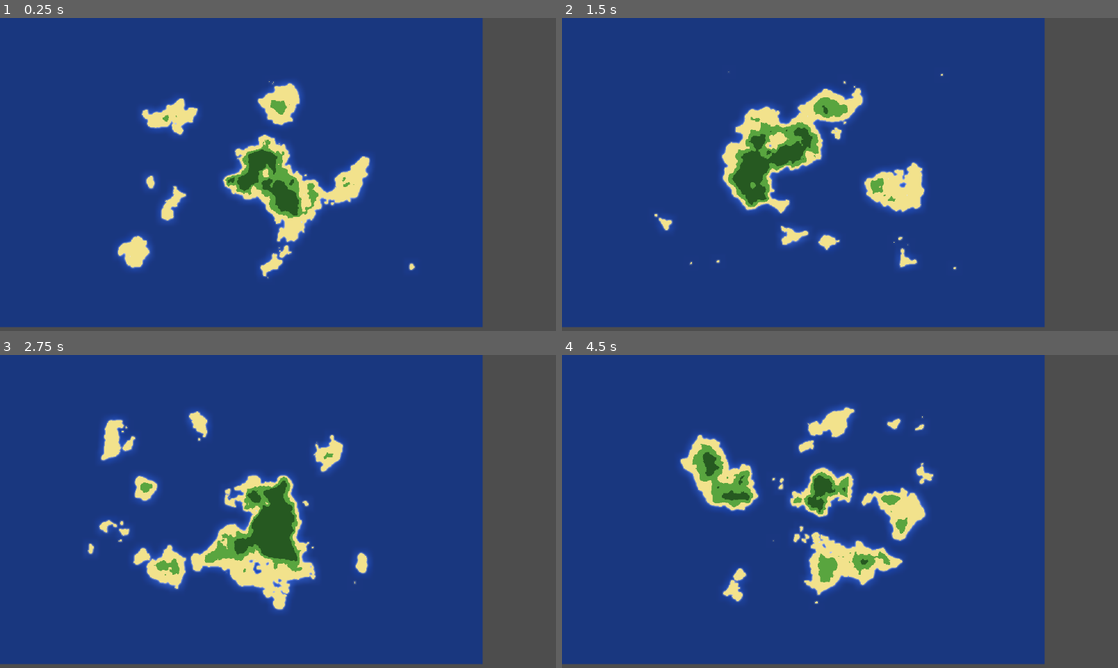
Above: before the commit, frames 1-4 (two rows, left to right).
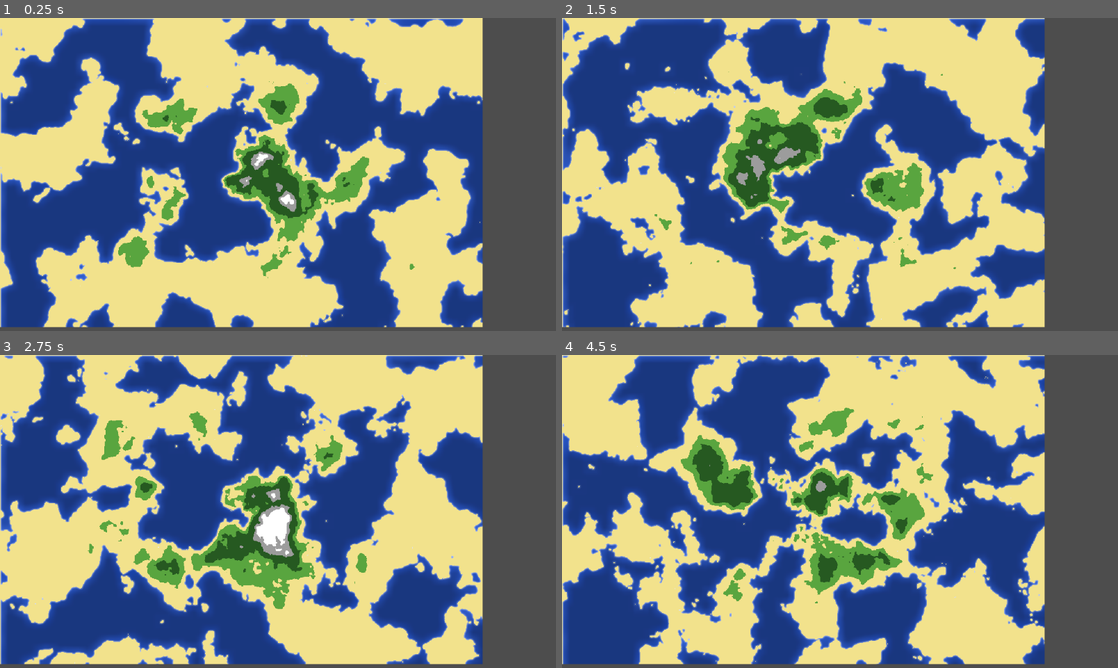
Above: after the commit, the same moments.

Repository: jhaakma/island-generator
Game: Godot game, scene res://Scenes/Main/Main.tscn
The game is run twice, just before and just after one commit, with the same random seed, the same clock (stepped at 60 frames per second) and the same inputs.
Inputs:
- Up to frame 1 (0.25 s): no input
- Up to frame 2 (1.5 s): tap Enter (ui_accept) at 0.5, 0.77, 1.25 s
- Up to frame 3 (2.75 s): tap Enter (ui_accept) at 1.52, 2 s
- Up to frame 4 (4.5 s): tap Enter (ui_accept) at 2.75, 3.02, 3.5, 3.77, 4.25 s

The runs differ from the first frame. In frame 1, 53% of the frame differs, in the area x 0-87%, y 0-99%; in frame 2, 53%; in frame 3, 56%; in frame 4, 55%.

Commit message:
Add mountain biomes

Diff:
--- a/IslandGeneration/Biome.gd
+++ b/IslandGeneration/Biome.gd
@@ -2,5 +2,5 @@
 class_name Biome
 
 @export var name: String = ""
-@export var max_height: float = 0.0
+@export var max_height: float = 1.0
 @export var color: Color = Color.WHITE
--- a/Scenes/Main/Main.tscn
+++ b/Scenes/Main/Main.tscn
@@ -1,11 +1,10 @@
-[gd_scene load_steps=11 format=3 uid="uid://csjlsvgm6cf7k"]
+[gd_scene load_steps=13 format=3 uid="uid://csjlsvgm6cf7k"]
 
 [ext_resource type="Script" uid="uid://cunwi2033q3mc" path="res://Scenes/Main/main.gd" id="1_qtv3y"]
 [ext_resource type="PackedScene" uid="uid://ohoiqeiuqx0l" path="res://IslandGeneration/IslandRenderer.tscn" id="2_cmk6n"]
 [ext_resource type="PackedScene" uid="uid://oh0smqr43x1u" path="res://Water/Water.tscn" id="2_i3fi7"]
 [ext_resource type="Script" uid="uid://d2ubhr7dafolu" path="res://IslandGeneration/Biome.gd" id="3_biome"]
-[ext_resource type="Script" uid="uid://xk42q9y1r42m" path="res://IslandGeneration/island_generator.gd" id="4_map"]
-
+[ext_resource type="Script" uid="uid://xk42ray1r42m" path="res://IslandGeneration/island_generator.gd" id="4_map"]
 
 [sub_resource type="Resource" id="Resource_biome_sand"]
 script = ExtResource("3_biome")
@@ -17,19 +16,33 @@
 script = ExtResource("3_biome")
 name = "Grass"
 max_height = 0.15
-color = Color(0.95, 0.89, 0.55, 1.0)
+color = Color(0.95, 0.89, 0.55, 1)
 
 [sub_resource type="Resource" id="Resource_biome_forest"]
 script = ExtResource("3_biome")
 name = "Forest"
 max_height = 0.2
-color = Color(0.35, 0.65, 0.25, 1.0)
+color = Color(0.35, 0.65, 0.25, 1)
 
 [sub_resource type="Resource" id="Resource_biome_dense"]
 script = ExtResource("3_biome")
 name = "DenseForest"
+max_height = 0.3
+color = Color(0.15, 0.35, 0.13, 1)
+
+[sub_resource type="Resource" id="Resource_o8wgc"]
+script = ExtResource("3_biome")
+name = "Mountain Base"
+max_height = 0.35
+color = Color(0.61339, 0.61339, 0.61339, 1)
+metadata/_custom_type_script = "uid://d2ubhr7dafolu"
+
+[sub_resource type="Resource" id="Resource_w20t6"]
+script = ExtResource("3_biome")
+name = "Mountain Peaks"
 max_height = 1.0
-color = Color(0.15, 0.35, 0.13, 1.0)
+color = Color(1, 1, 1, 1)
+metadata/_custom_type_script = "uid://d2ubhr7dafolu"
 
 [sub_resource type="Resource" id="Resource_island_gen"]
 script = ExtResource("4_map")
@@ -38,9 +51,9 @@
 noise_scale_detail = 32.0
 noise_weight_detail = 0.15
 starting_seed = -1
-biomes = [SubResource("Resource_biome_sand"), SubResource("Resource_biome_grass"), SubResource("Resource_biome_forest"), SubResource("Resource_biome_dense")]
+biomes = Array[ExtResource("3_biome")]([SubResource("Resource_biome_sand"), SubResource("Resource_biome_grass"), SubResource("Resource_biome_forest"), SubResource("Resource_biome_dense"), SubResource("Resource_o8wgc"), SubResource("Resource_w20t6")])
 center_bias = 1.0
-height_adjustment = 5.0
+height_adjustment = 10.0
 
 [node name="Main" type="Node2D"]
 script = ExtResource("1_qtv3y")
